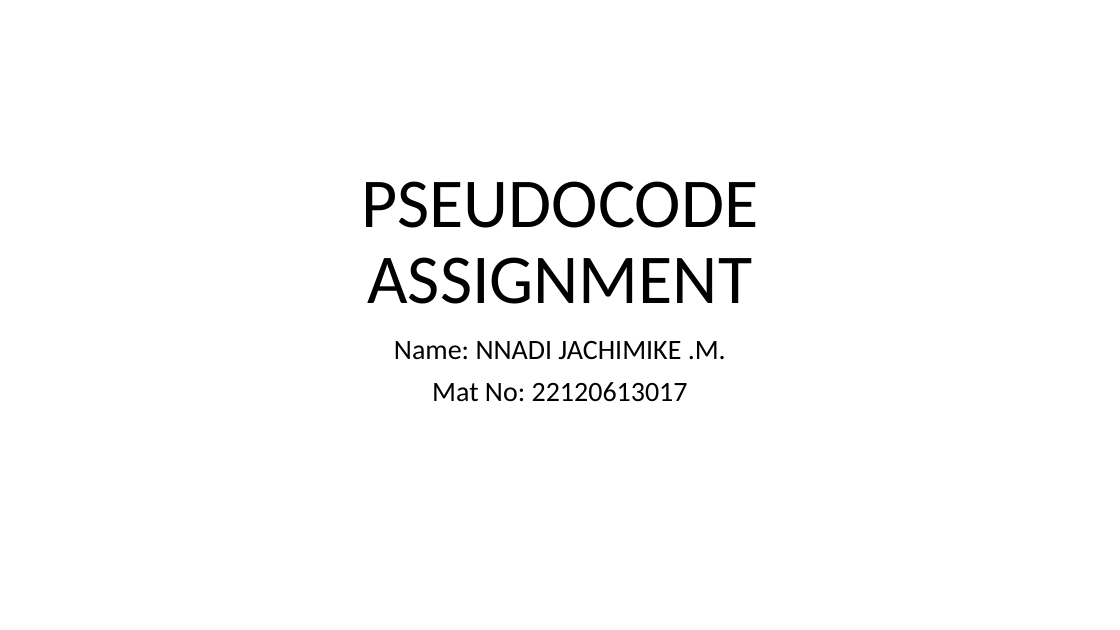
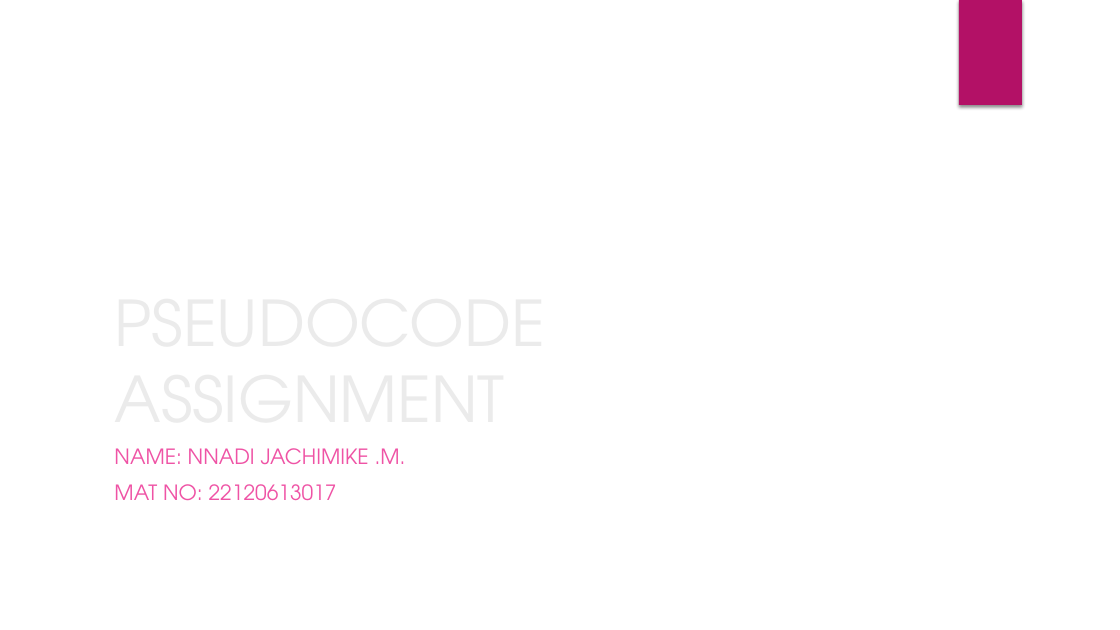
Before and after one commit to JaMyke/J.NnadiCSC102, a slide deck: slide 1 of Week 2/PSEUDOCODE.pptx. Drawn at 1120x630 pixels with LibreOffice and Linux fonts; fonts in the diff are those of the drawing; background and template pictures are left out. Boxes give left, top, right and bottom in pixels: in the first picture for what was removed or moved away, otherwise in the second. Text is boxed around its words. In the diff, an @@ line names an element or a change of style, - is before the commit and + after.

Commit message:
(my commit)

```diff
--- a/Week 2/PSEUDOCODE.pptx
+++ b/Week 2/PSEUDOCODE.pptx
@@ rectangle added at <box>959,0,1022,105</box>, fill #B31166 @@
@@ title "PSEUDOCODE ASSIGNMENT": place and size @@
-title "PSEUDOCODE ASSIGNMENT" at <box>361,181,758,304</box>
+title "PSEUDOCODE ASSIGNMENT" at <box>114,448,504,451</box>
@@ title "PSEUDOCODE ASSIGNMENT" at <box>114,448,504,451</box>: size 60 to 54 pt, font Calibri to TeX Gyre Adventor, text colour #000000 to #EBEBEB; alignment centre to left; line spacing 0.9 to 1 @@
@@ subtitle at <box>114,448,406,501</box>: text changed; size 24 to 18 pt; font Calibri to TeX Gyre Adventor; text colour #000000 to #EF53A5 @@
-Name: NNADI JACHIMIKE .M.
-Mat No: 22120613017
+NAME: NNADI JACHIMIKE .M.
+MAT NO: 22120613017
```
Also in this commit, not shown: 2 other slides changed, 2 slides added.
